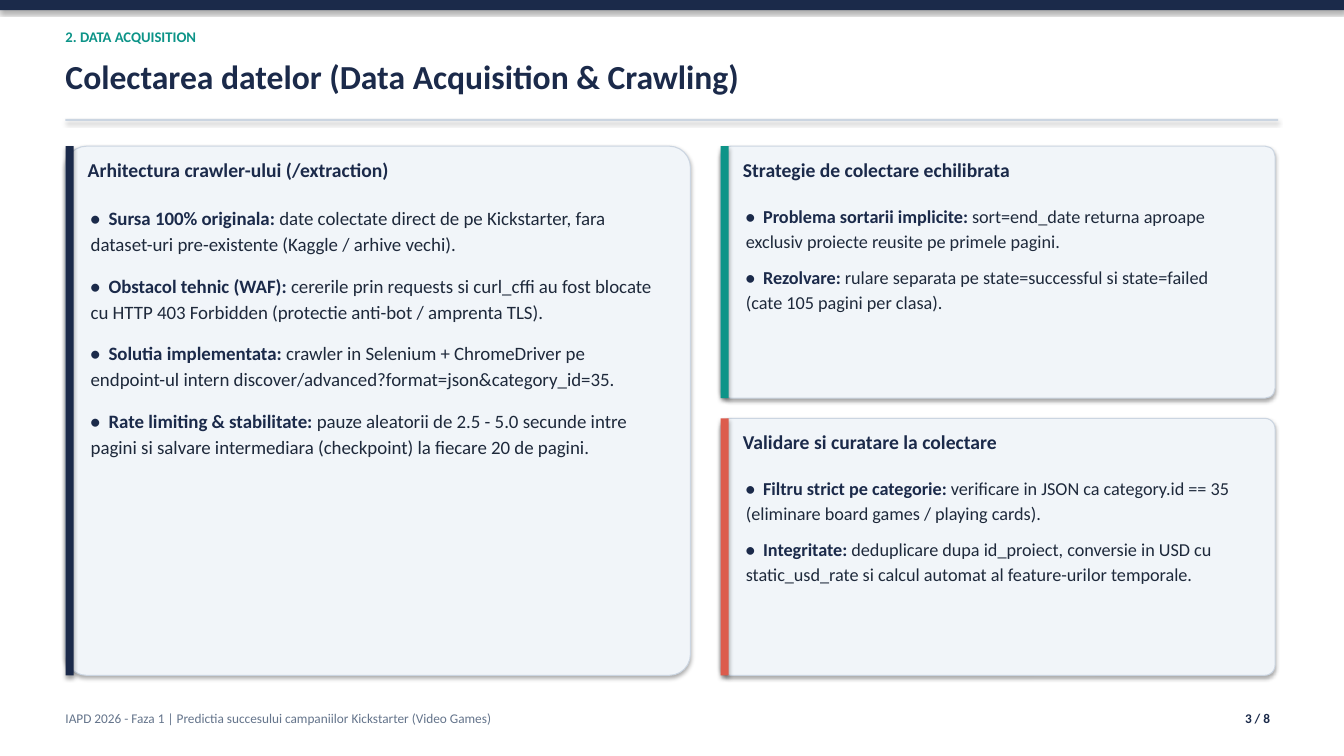
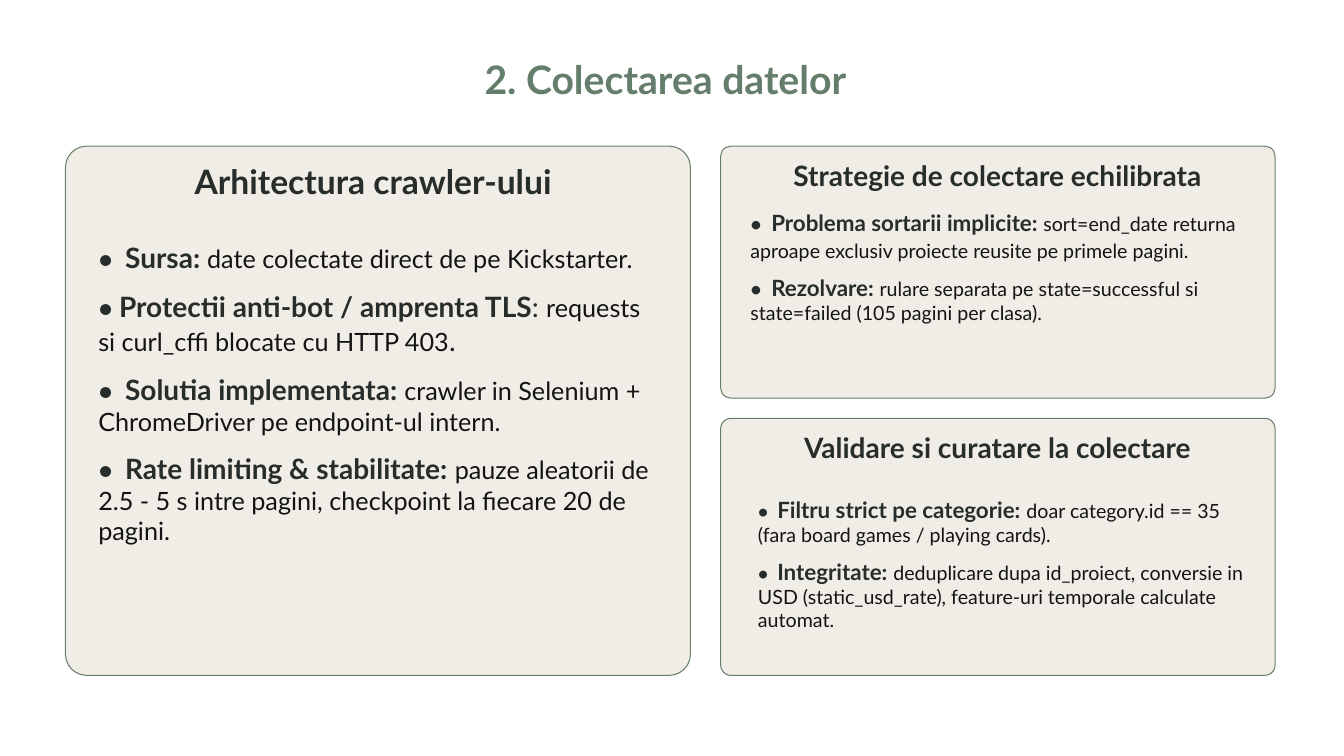
Before and after one commit to Avram-Robert/Predictia-succesului-campaniilor-de-jocuri-de-pe-Kickstarter, a slide deck: slide 3 of docs/IAPD_Phase1_Presentation.pptx. Drawn at 1344x756 pixels with LibreOffice and Linux fonts; fonts in the diff are those of the drawing. Boxes give left, top, right and bottom in pixels: in the first picture for what was removed or moved away, otherwise in the second. Text is boxed around its words. In the diff, an @@ line names an element or a change of style, - is before the commit and + after.

```diff
--- a/docs/IAPD_Phase1_Presentation.pptx
+++ b/docs/IAPD_Phase1_Presentation.pptx
@@ rectangle removed at <box>0,0,1344,10</box> @@
@@ text removed at <box>65,32,196,44</box> @@
-2. DATA ACQUISITION
@@ text at <box>485,65,846,95</box>: text changed; size 24 to 28 pt; font Calibri to Lato; text colour #1B2A4A to #647E6B @@
-Colectarea datelor (Data Acquisition & Crawling)
+2. Colectarea datelor
@@ rectangle removed at <box>66,119,1278,121</box> @@
@@ rectangle removed at <box>66,146,74,676</box> @@
@@ rectangle removed at <box>721,146,729,398</box> @@
@@ text at <box>195,169,551,195</box>: text changed; size 14 to 24 pt; font Calibri to Lato; text colour #1B2A4A to #272D2B @@
-Arhitectura crawler-ului (/extraction)
+Arhitectura crawler-ului
@@ text "Strategie de colectare echilibrata" at <box>793,165,1201,191</box>: size 14 to 20 pt, font Calibri to Lato, text colour #1B2A4A to #272D2B; alignment left to centre @@
@@ text at <box>750,214,1236,262</box>: size 13 to 14 pt in "• sort=end_date returna aproape exclusiv proiecte reusite ..."; size 13 to 16 pt in "Problema sortarii implicite:"; font Calibri to Lato in "• Problema sortarii implicite: sort=end_date returna aproape ..."; text colour #1B2A4A to #272D2B in "• Problema sortarii implicite:"; text colour #1E293B to #131313 in "sort=end_date returna aproape exclusiv proiecte reusite pe ..." @@
@@ text at <box>98,247,648,545</box>: text changed; size 13.5 to 18 pt; font Calibri to Lato; text colour #1E293B to #131313 @@
-• Sursa 100% originala: date colectate direct de pe Kickstarter, fara dataset-uri pre-existente (Kaggle / arhive vechi).
-• Obstacol tehnic (WAF): cererile prin requests si curl_cffi au fost blocate cu HTTP 403 Forbidden (protectie anti-bot / amprenta TLS).
-• Solutia implementata: crawler in Selenium + ChromeDriver pe endpoint-ul intern discover/advanced?format=json&category_id=35.
-• Rate limiting & stabilitate: pauze aleatorii de 2.5 - 5.0 secunde intre pagini si salvare intermediara (checkpoint) la fiecare 20 de pagini.
+• Sursa: date colectate direct de pe Kickstarter.
+• Protectii anti-bot / amprenta TLS: requests si curl_cffi blocate cu HTTP 403.
+• Solutia implementata: crawler in Selenium + ChromeDriver pe endpoint-ul intern.
+• Rate limiting & stabilitate: pauze aleatorii de 2.5 - 5 s intre pagini, checkpoint la fiecare 20 de pagini.
@@ text at <box>750,279,1198,324</box>: text changed; size 13 to 14 pt; font Calibri to Lato; text colour #1E293B to #131313 @@
-• Rezolvare: rulare separata pe state=successful si state=failed (cate 105 pagini per clasa).
+• Rezolvare: rulare separata pe state=successful si state=failed (105 pagini per clasa).
@@ fill #F1F5F9 to #F0EDE6; outline #CBD5E1 0.75 pt to #647E6B 0.75 pt; shadow off in 3 elements at <box>66,146,691,676</box>, <box>721,146,1275,398</box>, <box>721,418,1275,676</box> @@
@@ rectangle removed at <box>721,418,729,676</box> @@
@@ text "Validare si curatare la colectare" at <box>804,437,1190,458</box>: size 14 to 20 pt, font Calibri to Lato, text colour #1B2A4A to #272D2B; alignment left to centre @@
@@ text at <box>758,501,1243,627</box>: text changed; size 13 to 14 pt; font Calibri to Lato; text colour #1E293B to #131313 @@
-• Filtru strict pe categorie: verificare in JSON ca category.id == 35 (eliminare board games / playing cards).
-• Integritate: deduplicare dupa id_proiect, conversie in USD cu static_usd_rate si calcul automat al feature-urilor temporale.
+• Filtru strict pe categorie: doar category.id == 35 (fara board games / playing cards).
+• Integritate: deduplicare dupa id_proiect, conversie in USD (static_usd_rate), feature-uri temporale calculate automat.
@@ text removed at <box>65,713,491,725</box> @@
-IAPD 2026 - Faza 1 | Predictia succesului campaniilor Kickstarter (Video Games)
@@ text removed at <box>1245,714,1270,723</box> @@
-3 / 8
```
Also in this commit, not shown: 6 other slides changed, 1 slide added, 1 slide removed.
